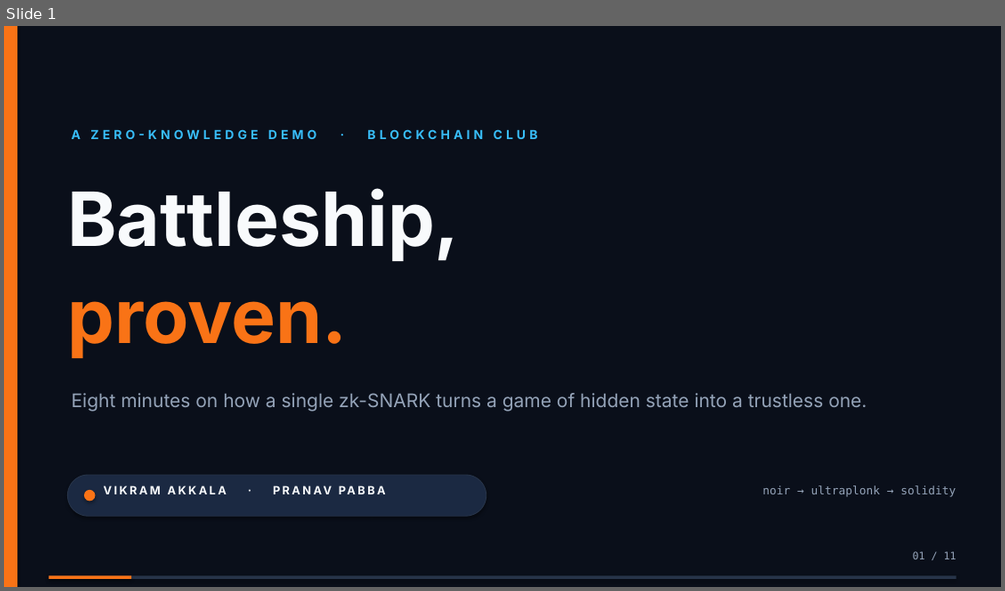
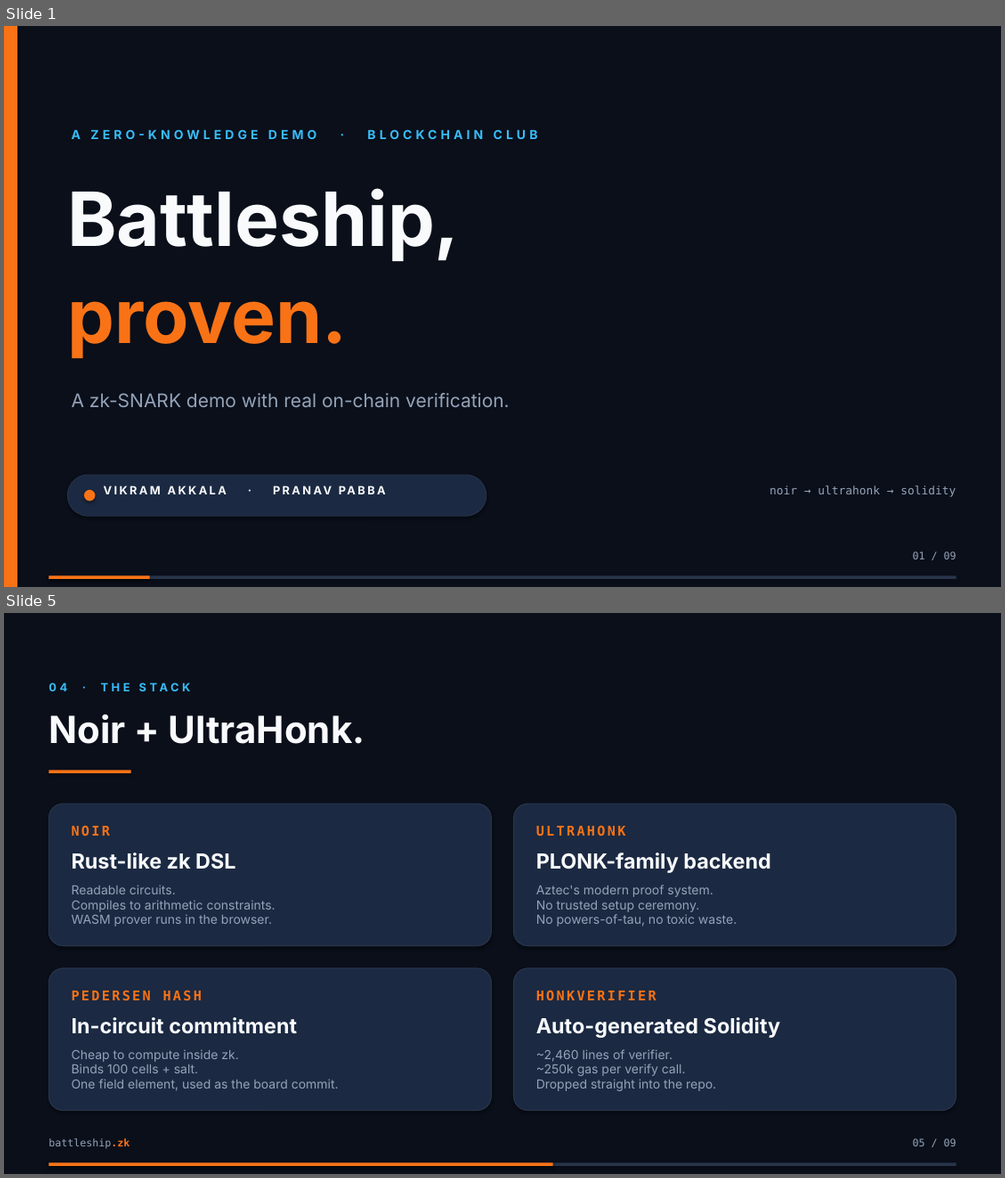
Before and after one commit to ppabba101/solidity-battleship, a slide deck: presentation/battleship-zk-demo.pptx. Shown one above the other, each under a label of ours: slide 1 before the commit, slides 1 and 5 after it; the slides between them are not shown. The pictures are 1005x591 and 1005x1178 pixels, drawn with LibreOffice and Linux fonts; fonts in the diff are those of the drawing. Boxes give left, top, right and bottom in pixels: in the first picture for what was removed or moved away, otherwise in the second. Text is boxed around its words. In the diff, an @@ line names an element or a change of style, - is before the commit and + after.

```diff
--- a/presentation/battleship-zk-demo.pptx
+++ b/presentation/battleship-zk-demo.pptx
@@ slide 5 added at [4, 613, 1001, 1174], background #FFFFFF @@
@@ rectangle added at [4, 613, 1001, 1174], fill #0A0F1A @@
@@ text added at [48, 682, 67, 691], 11 pt, text #38BDF8, bold @@
+04 · THE STACK
@@ text added at [48, 714, 365, 744], 36 pt, text #F8FAFC, bold @@
+Noir + UltraHonk.
@@ rectangle added at [48, 770, 131, 773], fill #F97316 @@
@@ rounded rectangle added at [48, 803, 492, 946], fill #1B2942, outline #273449 1 pt @@
@@ text added at [72, 825, 110, 836], 13 pt, text #F97316, bold @@
+NOIR
@@ rounded rectangle added at [514, 803, 956, 946], fill #1B2942, outline #273449 1 pt @@
@@ text added at [536, 825, 626, 836], 13 pt, text #F97316, bold @@
+ULTRAHONK
@@ text added at [72, 852, 235, 869], 20 pt, text #F8FAFC, bold @@
+Rust-like zk DSL
@@ text added at [536, 852, 770, 873], 20 pt, text #F8FAFC, bold @@
+PLONK-family backend
@@ text added at [72, 884, 275, 926], 12 pt, text #94A3B8 @@
+Readable circuits.
+Compiles to arithmetic constraints.
+WASM prover runs in the browser.
@@ text added at [536, 884, 736, 926], 12 pt, text #94A3B8 @@
+Aztec's modern proof system.
+No trusted setup ceremony.
+No powers-of-tau, no toxic waste.
@@ rounded rectangle added at [48, 968, 492, 1111], fill #1B2942, outline #273449 1 pt @@
@@ rounded rectangle added at [514, 968, 956, 1111], fill #1B2942, outline #273449 1 pt @@
@@ text added at [72, 989, 202, 1001], 13 pt, text #F97316, bold @@
+PEDERSEN HASH
@@ text added at [536, 989, 656, 1001], 13 pt, text #F97316, bold @@
+HONKVERIFIER
@@ text added at [72, 1017, 297, 1034], 20 pt, text #F8FAFC, bold @@
+In-circuit commitment
@@ text added at [536, 1017, 780, 1038], 20 pt, text #F8FAFC, bold @@
+Auto-generated Solidity
@@ text added at [72, 1050, 339, 1091], 12 pt, text #94A3B8 @@
+Cheap to compute inside zk.
+Binds 100 cells + salt.
+One field element, used as the board commit.
@@ text added at [536, 1049, 716, 1091], 12 pt, text #94A3B8 @@
+~2,460 lines of verifier.
+~250k gas per verify call.
+Dropped straight into the repo.
@@ text added at [48, 1138, 129, 1149], 10 pt, text #94A3B8 @@
+battleship.zk
@@ text added at [913, 1138, 956, 1146], 10 pt, text #94A3B8 @@
+05 / 09
@@ rectangle added at [48, 1163, 956, 1166], fill #273449 @@
@@ rectangle added at [48, 1163, 553, 1166], fill #F97316 @@
@@ slide 1 changed as well @@
@@ text at [72, 393, 510, 407]: text changed @@
-Eight minutes on how a single zk-SNARK turns a game of hidden state into a trustless one.
+A zk-SNARK demo with real on-chain verification.
@@ text at [769, 485, 955, 497]: text changed @@
-noir → ultraplonk → solidity
+noir → ultrahonk → solidity
@@ text at [913, 551, 956, 559]: text changed @@
-01 / 11
+01 / 09
@@ rectangle: place and size @@
-rectangle at [48, 576, 131, 579]
+rectangle at [48, 576, 150, 579]
```
Also in this commit, not shown: 5 other slides changed, 2 other slides added, 5 slides removed, 11 other files.
